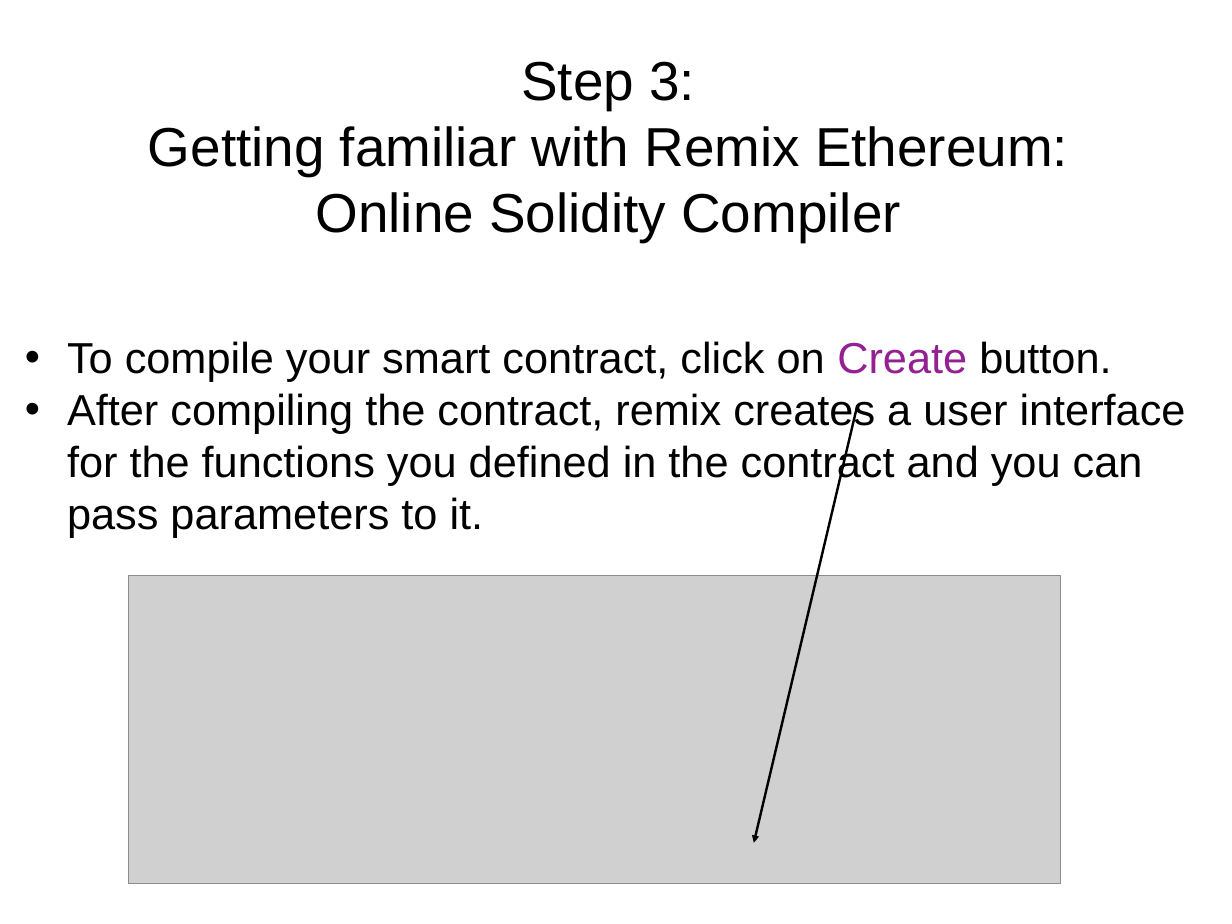
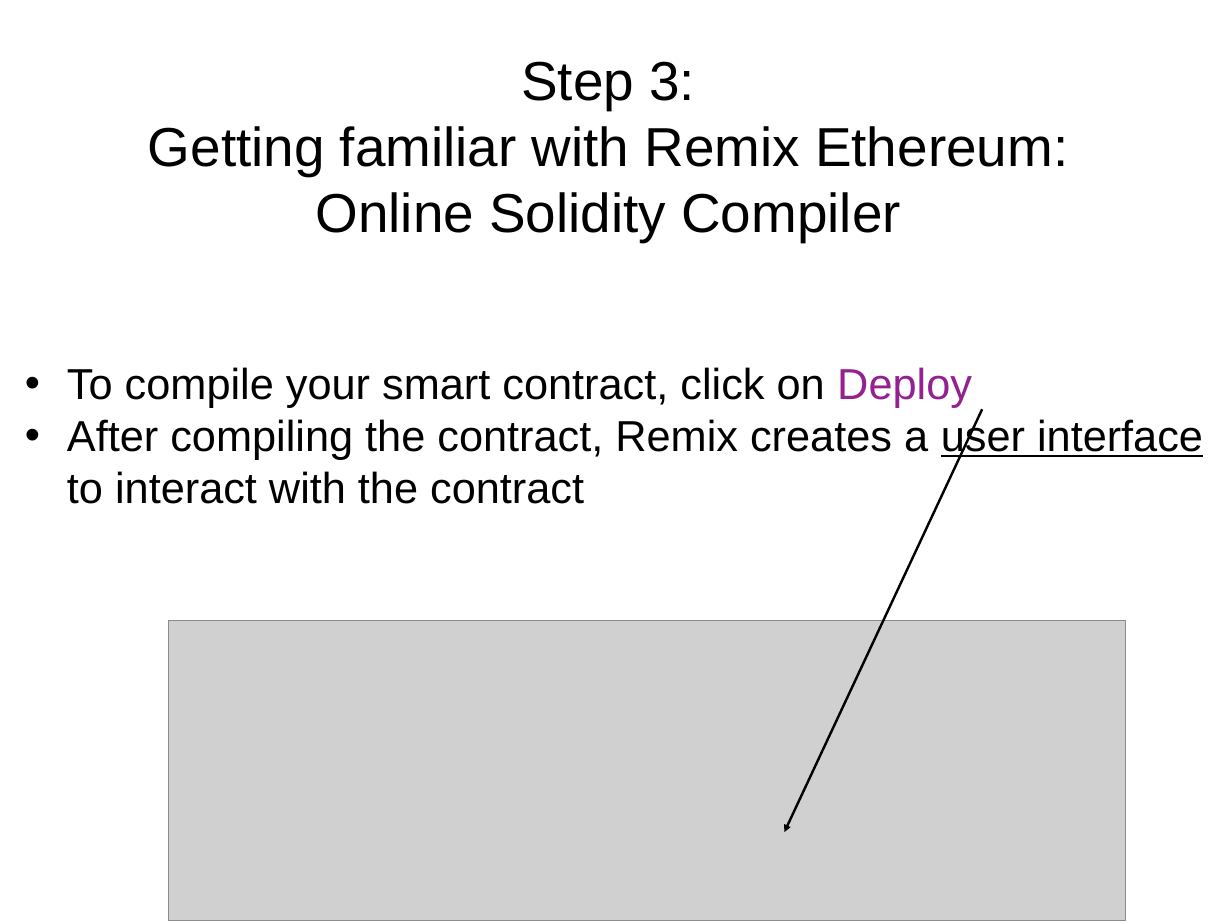
Before and after one commit to solegga/blockchaincourse, a slide deck: slide 14 of How_to_connect_to_university_of_edinburgh_private_blockchain.pptx (slide 12 before the commit). Drawn at 1232x924 pixels with LibreOffice and Linux fonts; fonts in the diff are those of the drawing; grey boxes stand for pictures. Boxes give left, top, right and bottom in pixels: in the first picture for what was removed or moved away, otherwise in the second. Text is boxed around its words. In the diff, an @@ line names an element or a change of style, - is before the commit and + after.

```diff
--- a/How_to_connect_to_university_of_edinburgh_private_blockchain.pptx
+++ b/How_to_connect_to_university_of_edinburgh_private_blockchain.pptx
@@ text at box(67, 367, 1203, 504): text changed @@
-• To compile your smart contract, click on Create button.
-• After compiling the contract, remix creates a user interface for the functions you defined in the contract and you can pass parameters to it.
+• To compile your smart contract, click on Deploy
+• After compiling the contract, Remix creates a user interface to interact with the contract
@@ freeform shape: place and size @@
-freeform shape at box(754, 406, 857, 843)
+freeform shape at box(785, 409, 982, 832)
@@ picture: place and size @@
-picture at box(128, 575, 1060, 884)
+picture at box(168, 621, 1125, 921)
```
Also in this commit, not shown: 12 other slides changed, 5 slides added, 1 other file.
